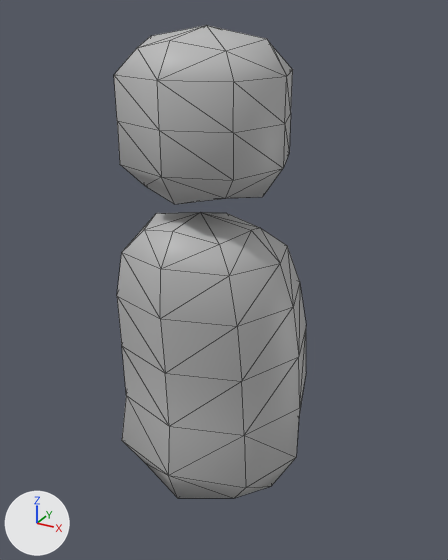
Before and after pictures for a commit that changed the FBX model Project4/Content/customer.fbx.
Before and after are seen from a camera (50 mm lens) standing at (0.039, -0.0564, 0.0802) and looking at (0.0012, 0.0123, 0.0458). The axes (+X, +Y, +Z) are drawn at lower left. The lights are the same throughout. Mesh edges are drawn as thin lines. Where no turn or scale is listed for an object, it has been applied to the vertices.

Before the edit, the objects in view are built like this:
```python
me_mesh = bpy.data.meshes.new('Mesh')
me_mesh.from_pydata(...)  # 58 vertices, 112 faces; spans x -0.499..0.617, y -0.534..0.52, z -0.58..0.58
me_mesh.materials.append(mat_lambert1)  # grey #bcbcbc
me_mesh_001 = bpy.data.meshes.new('Mesh.001')
me_mesh_001.from_pydata(...)  # 42 vertices, 80 faces; spans x -0.0103..0.0103, y -0.0103..0.0103, z -0.0103..0.0103
me_mesh_001.materials.append(mat_lambert1)  # grey #bcbcbc
ob_pcube34 = bpy.data.objects.new('pCube34', me_mesh)
ob_pcube34.location = (0.0, 0.0102, 0.0351)
ob_pcube34.rotation_euler = (1.571, 0.0, 1.571)  # degrees (90, 0, 90)
ob_pcube34.scale = (0.0234, 0.0411, 0.0234)
ob_pcube35 = bpy.data.objects.new('pCube35', me_mesh_001)
ob_pcube35.location = (0.0, 0.0102, 0.068)
```
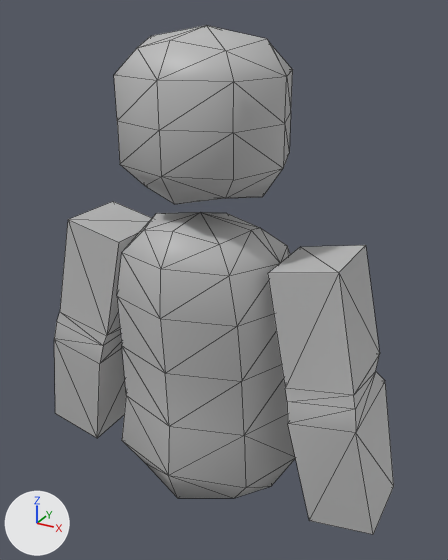
The newer file is also turned or shifted as a whole; pictures and numbers use the older file's frame.

Boxes [x1, y1, x2, y2] around the edits, measured in the pictures (448 x 560 px):
'pCube36', added
    after: [54, 202, 394, 534]

The change in detail:
Mesh me_mesh_002 is new.
It has 40 vertices, 72 faces and spans x -0.008..0.0458, y -0.0064..0.0064, z -0.0184..0.0184.
It uses material mat_lambert1 (grey #bcbcbc).
Object 'pCube36' (ob_pcube36) is new; it shows me_mesh_002.
Its location is (-0.0189, 0.0102, 0.0349).
